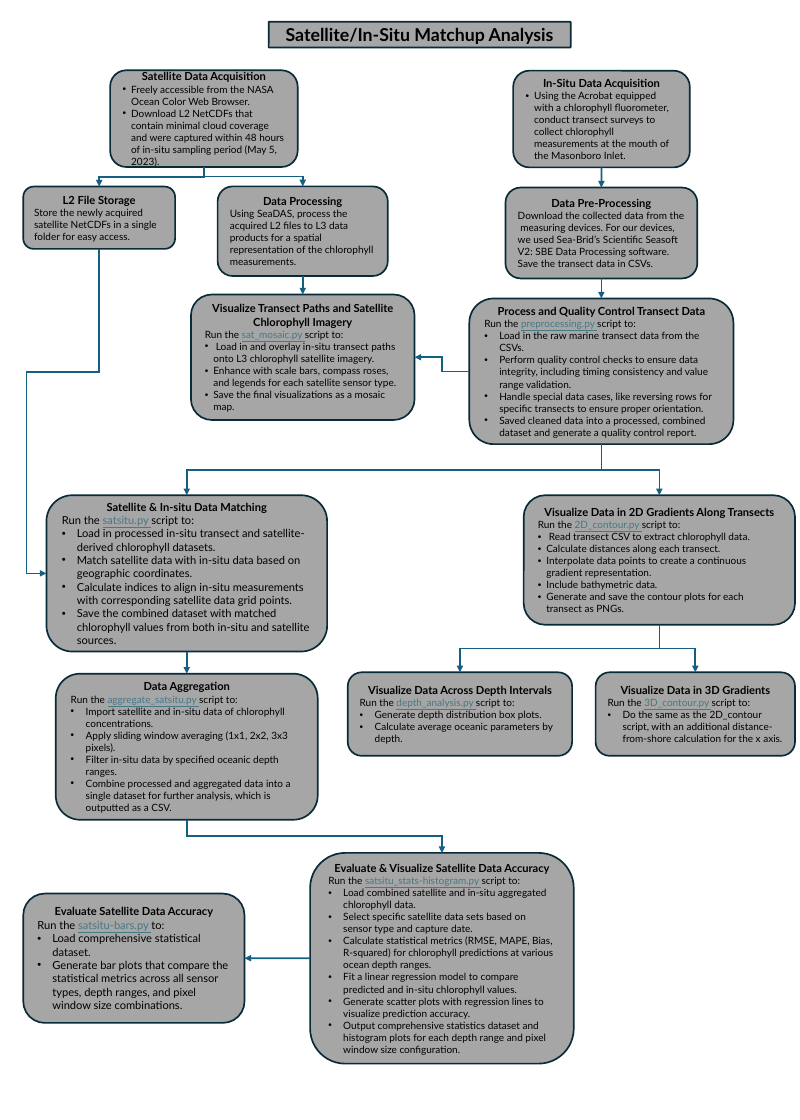
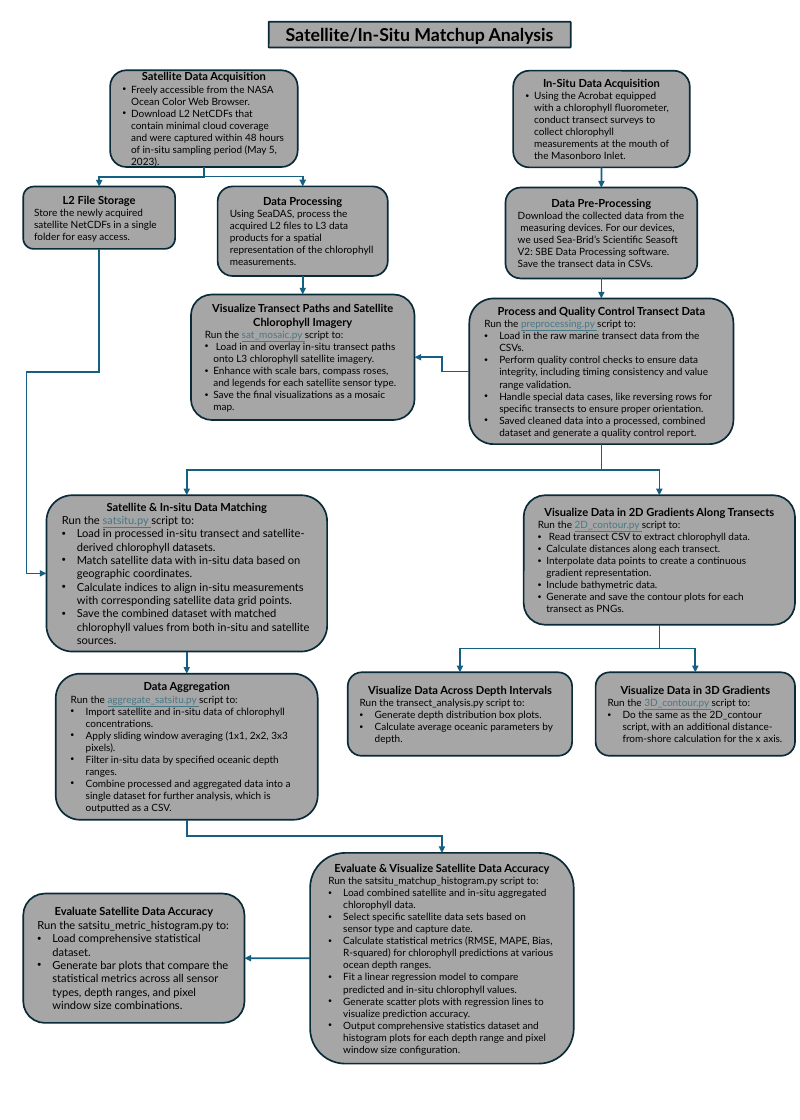
Before and after one commit to COAST-Lab/HawkEye_Evaluation, a slide deck: slide 1 of public/thesis_flowchart.pptx. Drawn at 800x1120 pixels with LibreOffice and Linux fonts; fonts in the diff are those of the drawing. Boxes give left, top, right and bottom in pixels: in the first picture for what was removed or moved away, otherwise in the second. Text is boxed around its words. In the diff, an @@ line names an element or a change of style, - is before the commit and + after.

```diff
--- a/public/thesis_flowchart.pptx
+++ b/public/thesis_flowchart.pptx
@@ text in rounded rectangle at bbox=[360, 698, 525, 708]: text changed; text colour #467886 to #000000 @@
-Run the depth_analysis.py script to:
+Run the transect_analysis.py script to:
@@ text in rounded rectangle at bbox=[328, 876, 539, 886]: text changed; text colour #467886 to #000000 @@
-Run the satsitu_stats-histogram.py script to:
+Run the satsitu_matchup_histogram.py script to:
@@ text in rounded rectangle at bbox=[37, 921, 229, 931]: text changed; text colour #467886 to #000000 @@
-Run the satsitu-bars.py to:
+Run the satsitu_metric_histogram.py to:
```
Also in this commit, not shown: 49 other files.
